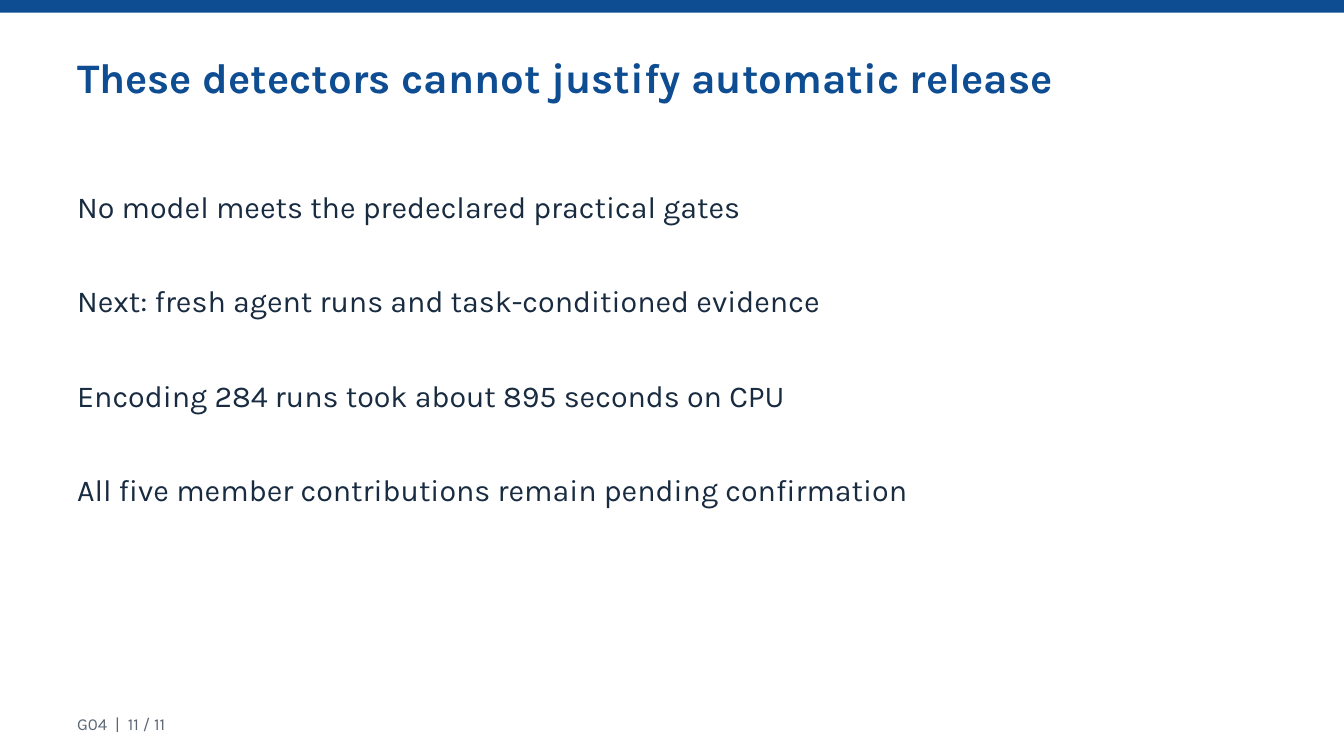
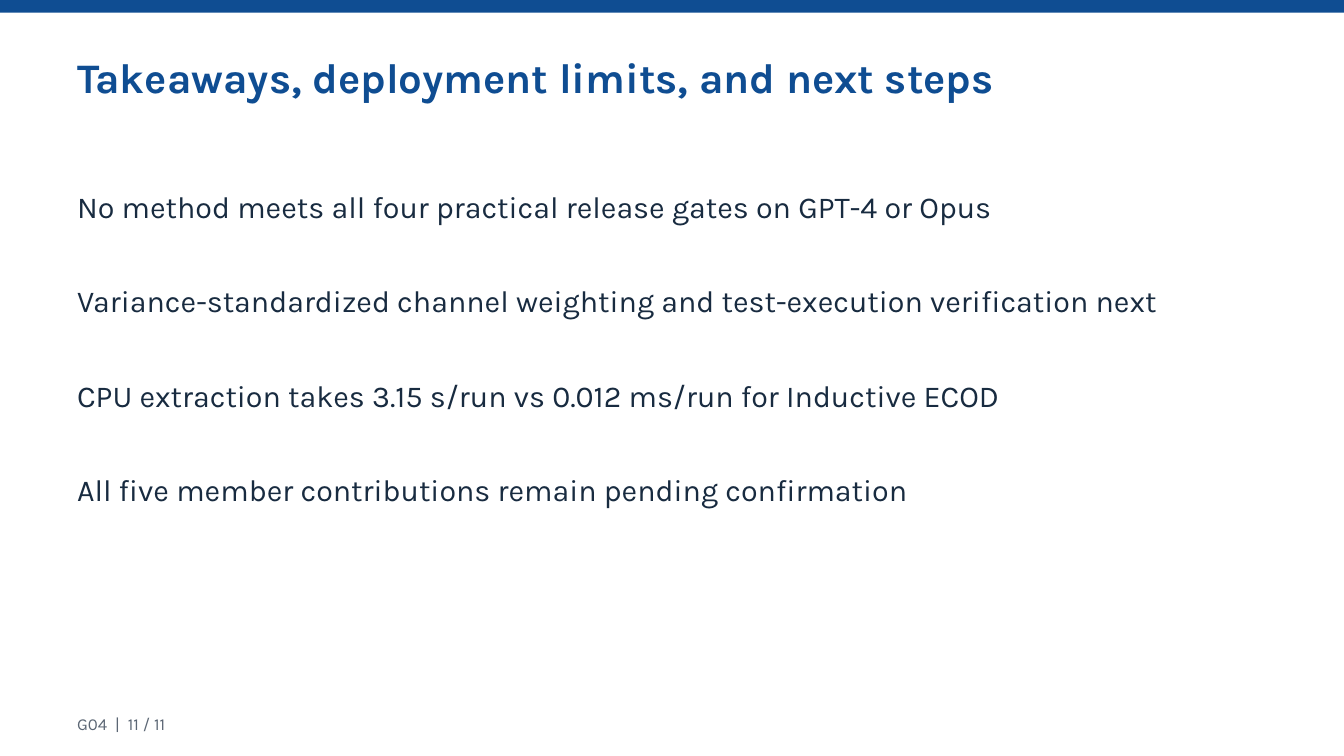
Before and after one commit to calculusfkyou/nycu-data-mining-assignment-2-115-1, a slide deck: slide 11 of HW2_G04_presentation.pptx. Drawn at 1344x756 pixels with LibreOffice and Linux fonts; fonts in the diff are those of the drawing. Boxes give left, top, right and bottom in pixels: in the first picture for what was removed or moved away, otherwise in the second. Text is boxed around its words. In the diff, an @@ line names an element or a change of style, - is before the commit and + after.

Commit message:
feat(v2): add claude3opus confirmatory holdout, mechanistic variance/cost ablations, and 6-page D1-D6 report

```diff
--- a/HW2_G04_presentation.pptx
+++ b/HW2_G04_presentation.pptx
@@ text at (77,63,994,104): text changed @@
-These detectors cannot justify automatic release
+Takeaways, deployment limits, and next steps
@@ text at (77,197,991,226): text changed @@
-No model meets the predeclared practical gates
+No method meets all four practical release gates on GPT-4 or Opus
@@ text at (77,291,1157,320): text changed @@
-Next: fresh agent runs and task-conditioned evidence
+Variance-standardized channel weighting and test-execution verification next
@@ text at (77,384,999,410): text changed @@
-Encoding 284 runs took about 895 seconds on CPU
+CPU extraction takes 3.15 s/run vs 0.012 ms/run for Inductive ECOD
```
Also in this commit, not shown: 8 other slides changed, 2 slides added, 2 slides removed, 50 other files.
